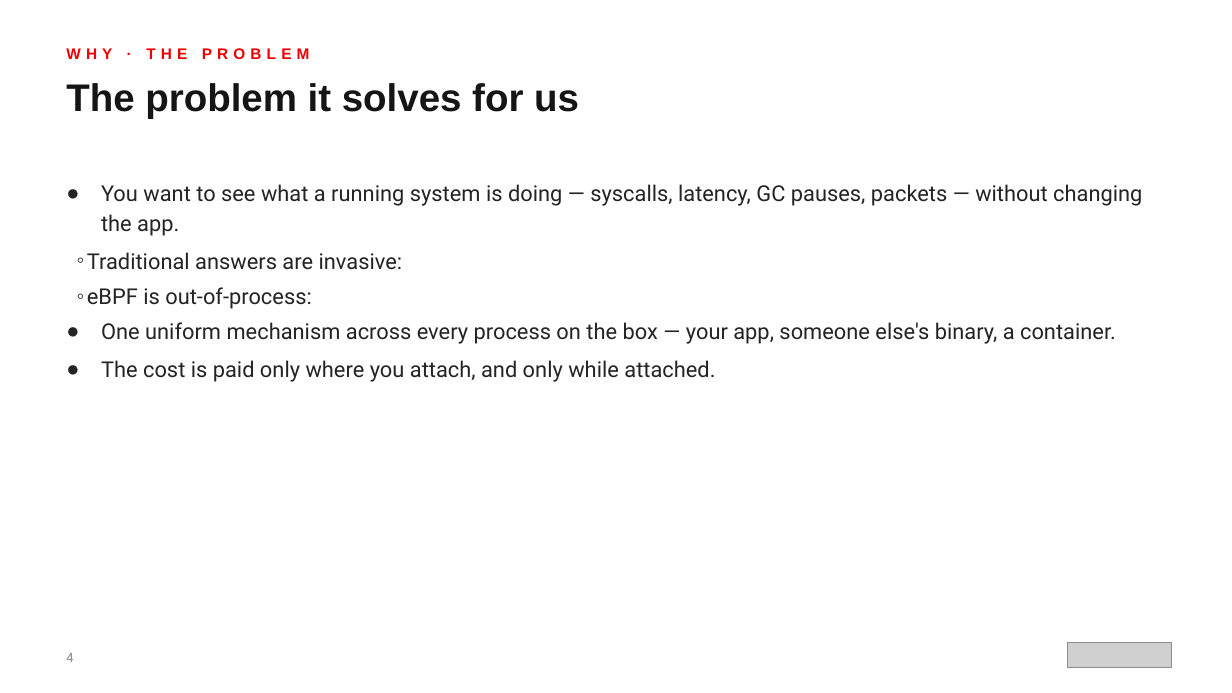
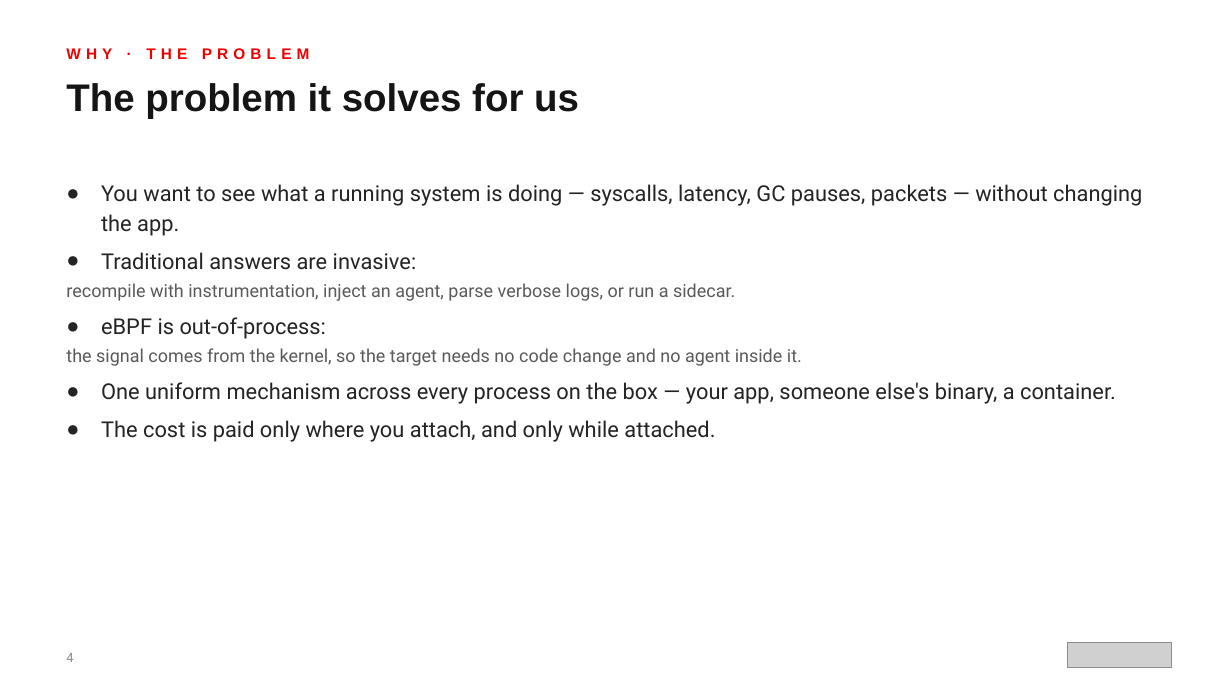
Before and after one commit to patterncatalyst/ebpf-with-aya, a slide deck: slide 4 of presentation/ebpf-aya-101-r01.0.pptx. Drawn at 1232x693 pixels with LibreOffice and Linux fonts; fonts in the diff are those of the drawing; grey boxes stand for pictures. Boxes give left, top, right and bottom in pixels: in the first picture for what was removed or moved away, otherwise in the second. Text is boxed around its words. In the diff, an @@ line names an element or a change of style, - is before the commit and + after.

```diff
--- a/presentation/ebpf-aya-101-r01.0.pptx
+++ b/presentation/ebpf-aya-101-r01.0.pptx
@@ text at bbox=[101, 252, 417, 339]: bullet ◦ to ●; list level 2 to 1 in "Traditional answers are invasive:"; list level 2 to 1 in "eBPF is out-of-process:" @@
@@ text at bbox=[66, 283, 735, 301]: paragraph added @@
+  recompile with instrumentation, inject an agent, parse verbose logs, or run a sidecar.
@@ text at bbox=[66, 348, 802, 366]: paragraph added @@
+  the signal comes from the kernel, so the target needs no code change and no agent inside it.
```
Also in this commit, not shown: 10 other slides changed, 25 other files.
